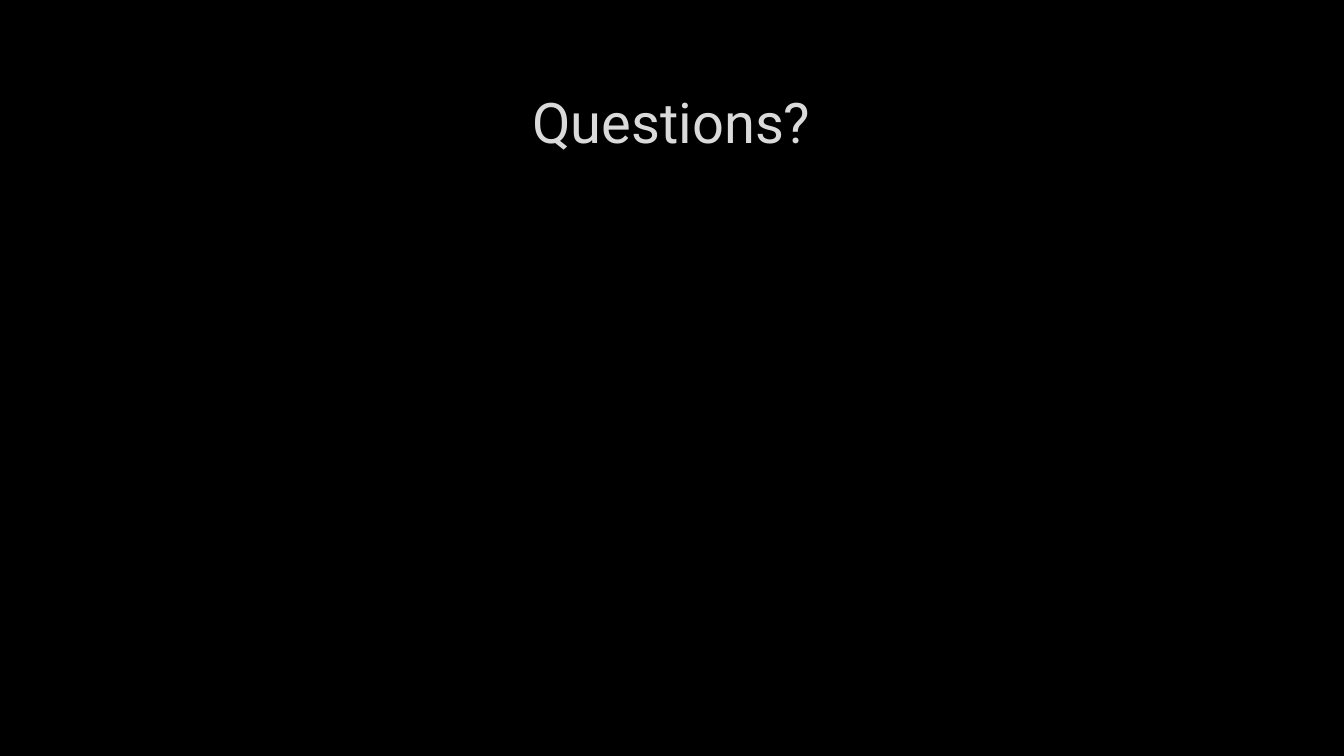
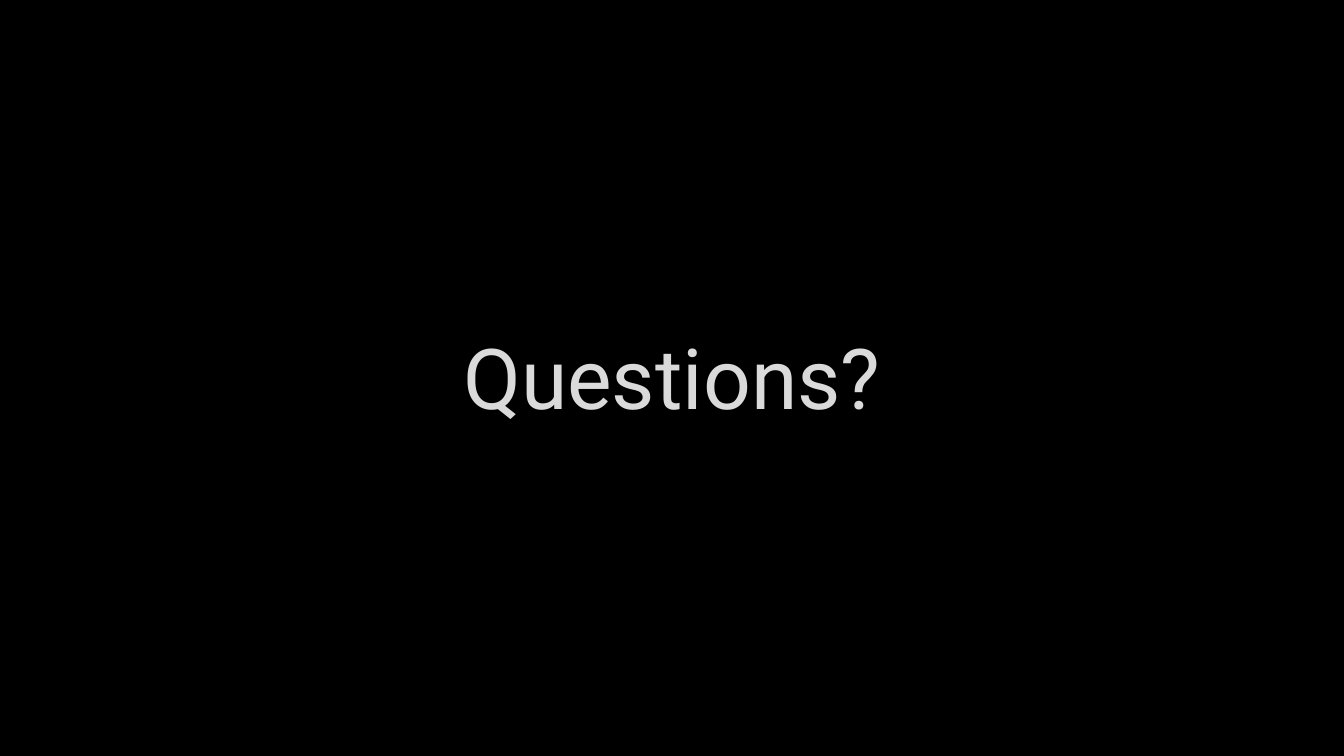
Before and after one commit to sevenwwu/sevenwwu.github.io, a slide deck: slide 17 of write-ups/presentation.pptx (slide 13 before the commit). Drawn at 1344x756 pixels with LibreOffice and Linux fonts; fonts in the diff are those of the drawing; background and template pictures are left out. Boxes give left, top, right and bottom in pixels: in the first picture for what was removed or moved away, otherwise in the second. Text is boxed around its words. In the diff, an @@ line names an element or a change of style, - is before the commit and + after.

```diff
--- a/write-ups/presentation.pptx
+++ b/write-ups/presentation.pptx
@@ title "Questions?": place and size @@
-title "Questions?" at bbox=[532, 102, 810, 150]
+title "Questions?" at bbox=[463, 348, 880, 419]
@@ title "Questions?" at bbox=[463, 348, 880, 419]: size 40 to 60 pt @@
```
Also in this commit, not shown: 6 other slides changed, 6 slides added, 2 slides removed.
